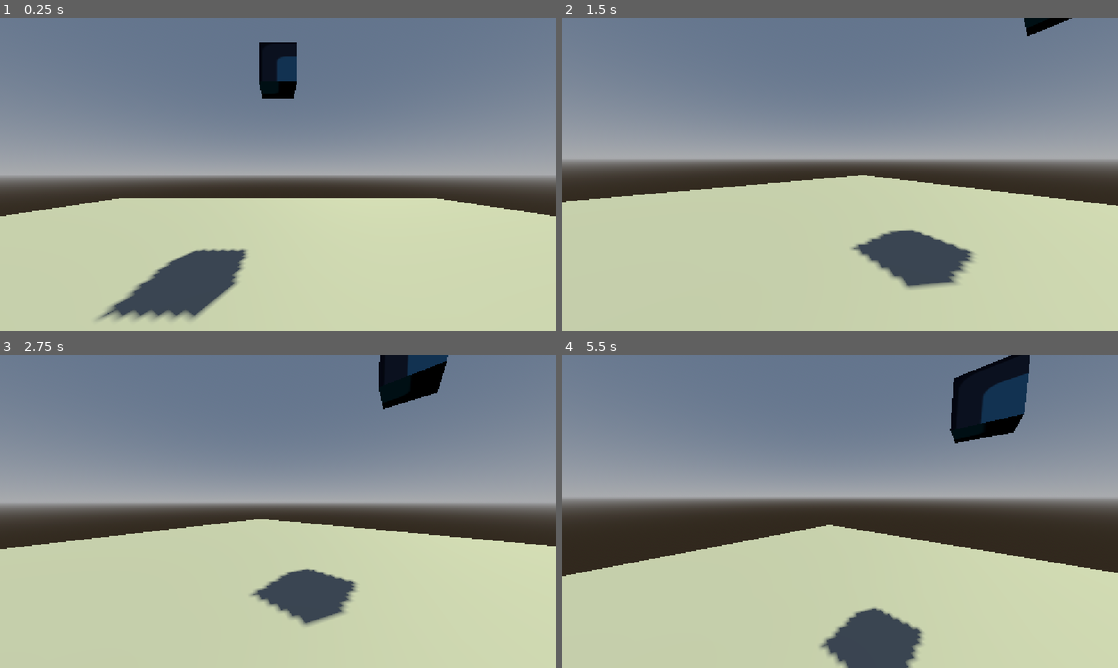
Above: before the commit, frames 1-4 (two rows, left to right).
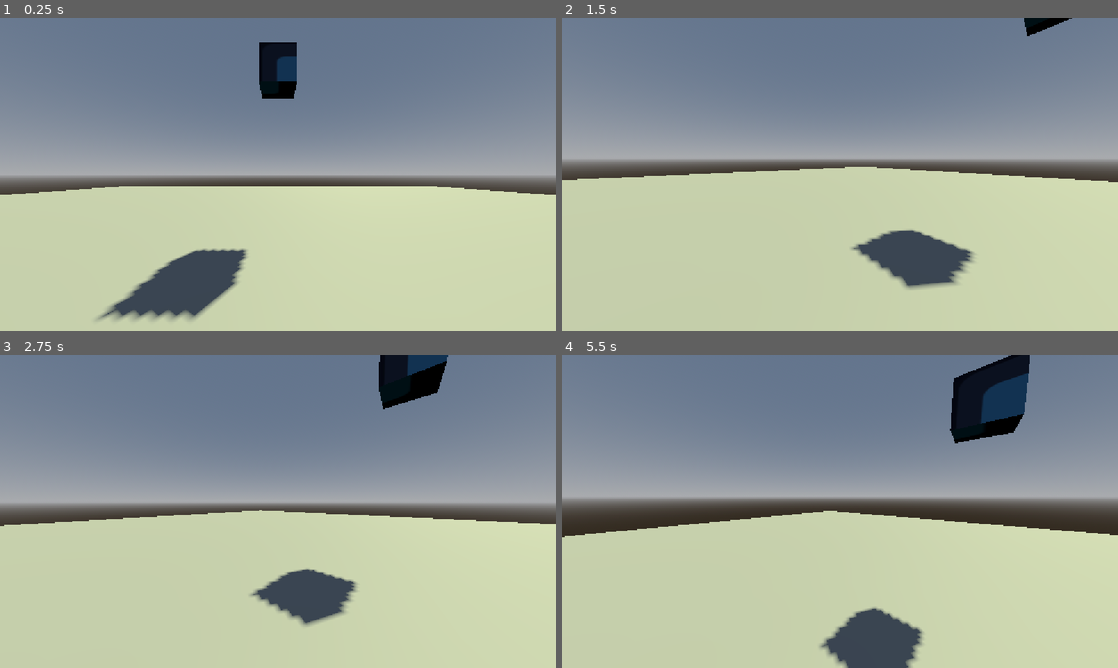
Above: after the commit, the same moments.

Repository: catbot109-blip/One-Roll
Game: Godot game, scene res://character_body_3d.tscn
Two runs of this game, one before a commit and one after it. Both use one fixed random seed, a clock stepped at 60 frames per second and the inputs below. The engine's default icon, where the game draws it, is replaced by a stand-in: a white triangle on a blue panel in a dark square.
Inputs (mouse positions are in pixels of both pictures, inside the frame that each line leads up to):
- Up to frame 1 (0.25 s): no input
- Up to frame 2 (1.5 s): tap Enter (ui_accept) at 0.5, 0.77 s; move the mouse to (962, 158) at 0.52 s; hold Right (ui_right) 0.53-1.28 s; hold Shift 0.53-1.28 s; click (962, 158) at 0.67 s; move the mouse to (812, 174) at 1.27 s; hold Up (ui_up) from 1.28 s (still down); tap Shift at 1.35 s
- Up to frame 3 (2.75 s): keep holding Up (ui_up); tap Enter (ui_accept) at 1.52 s; move the mouse to (289, 505) at 2.02 s; hold Shift from 2.03 s (still down)
- Up to frame 4 (5.5 s): keep holding Up (ui_up); tap Enter (ui_accept) at 2.75, 3.02, 3.77, 4.52, 5 s; move the mouse to (834, 517) at 2.77 s; release Shift at 2.78 s; tap Shift at 2.85, 4.35 s; move the mouse to (878, 514) at 3.52 s; hold Shift 3.53-4.28 s; move the mouse to (795, 508) at 4.27 s; move the mouse to (845, 511) at 5.02 s; hold Shift from 5.03 s (still down)

The runs differ from the first frame. In frame 1, 4.4% of the frame differs, in the area x 0-100%, y 53-64%; in frame 2, 4.9%; in frame 3, 5.0%; in frame 4, 8.4%, in the area x 0-100%, y 49-71%.

Commit message:
Merge branch 'main' of https://github.com/catbot109-blip/One-Roll

Diff:
--- a/character_body_3d.tscn
+++ b/character_body_3d.tscn
@@ -15,7 +15,7 @@
 glow_enabled = true
 
 [sub_resource type="PlaneMesh" id="PlaneMesh_i33xl"]
-size = Vector2(20, 20)
+size = Vector2(40, 40)
 
 [sub_resource type="ConcavePolygonShape3D" id="ConcavePolygonShape3D_vd578"]
 data = PackedVector3Array(1, 0, 1, -1, 0, 1, 1, 0, -1, -1, 0, 1, -1, 0, -1, 1, 0, -1)
@@ -103,10 +103,10 @@
 mesh = SubResource("PlaneMesh_i33xl")
 
 [node name="StaticBody3D" type="StaticBody3D" parent="MeshInstance3D" unique_id=1024602641]
-transform = Transform3D(9.966393, 0, 0, 0, 1.826037, 0, 0, 0, 10.01517, 0, 0, 0)
+transform = Transform3D(9.966393, 0, 0, 0, 1.826037, 0, 0, 0, 9.93653, 0, 0, 0)
 
 [node name="CollisionShape3D" type="CollisionShape3D" parent="MeshInstance3D/StaticBody3D" unique_id=1485823917]
-transform = Transform3D(0.99999994, 0, 0, 0, 0.9999999, 0, 0, 0, 0.9994763, 0, 0, 0)
+transform = Transform3D(2.0085444, 0, 0, 0, 1.0000001, 0, 0, 0, 2.0031588, 0, 0, 0)
 shape = SubResource("ConcavePolygonShape3D_vd578")
 debug_color = Color(0.58792806, 0.53731513, 1, 0.41960785)
 
